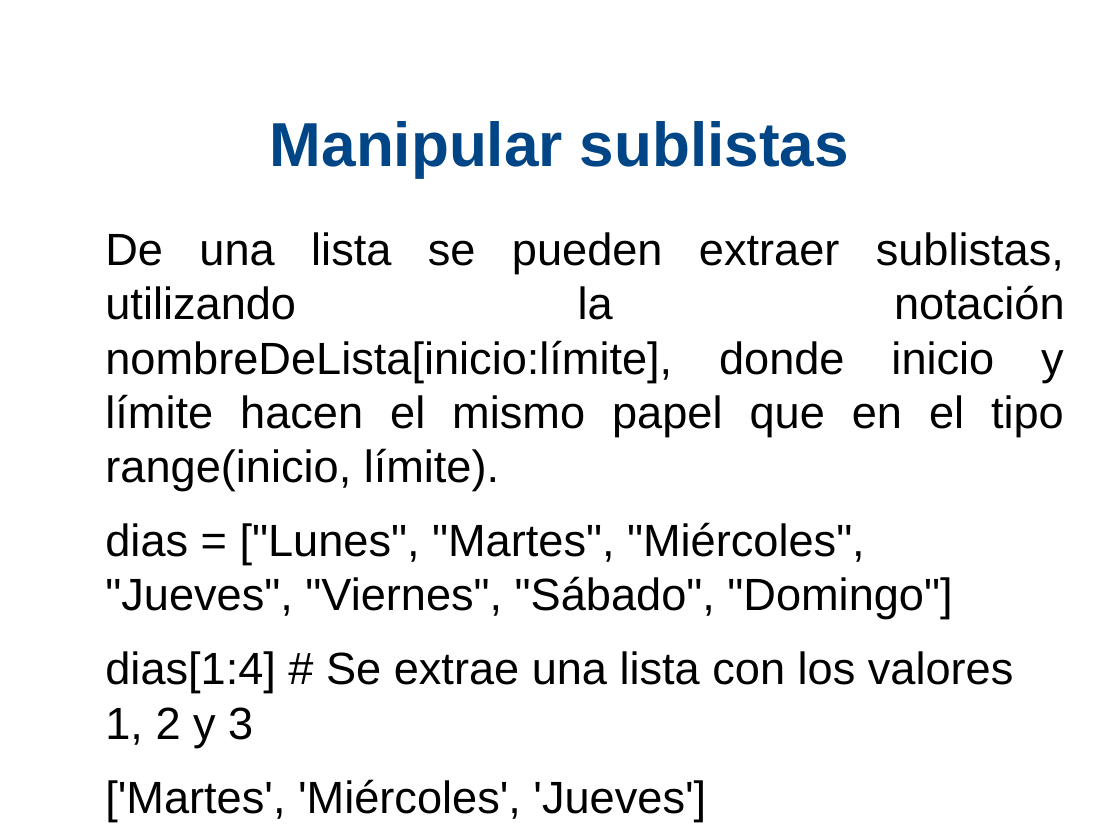
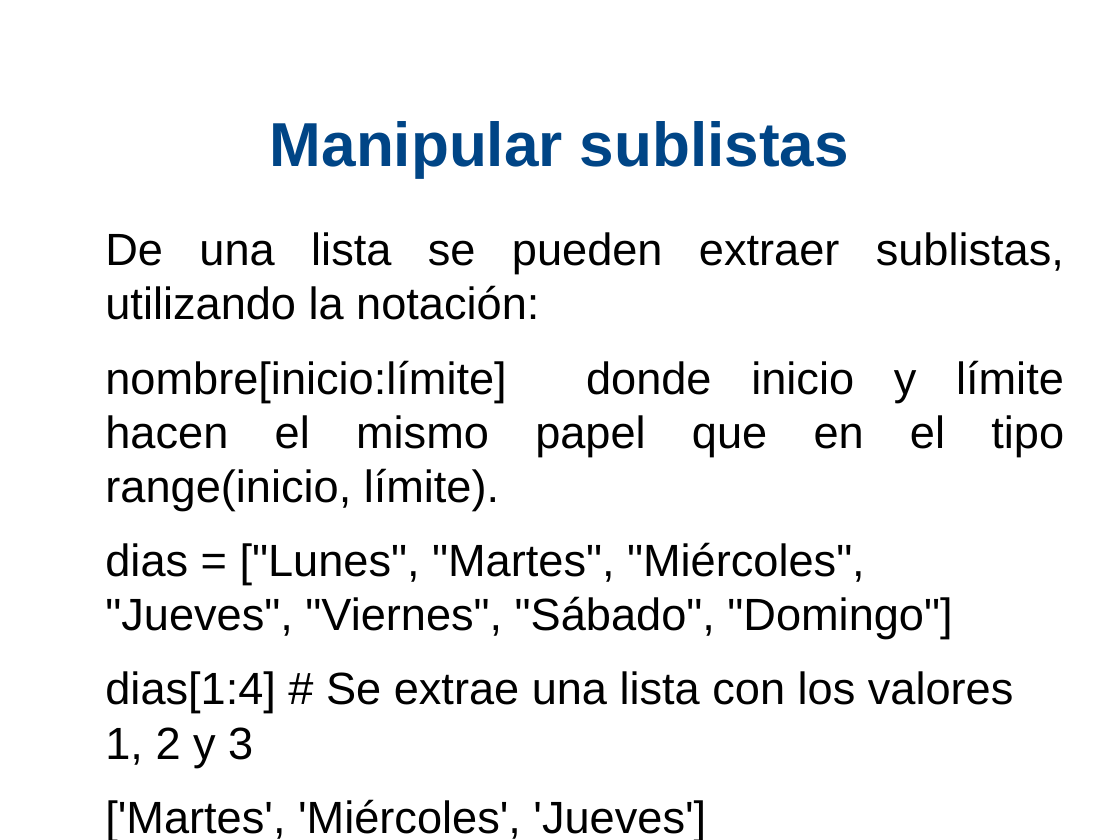
Before and after one commit to xDavidPM/Taller-Python, a slide deck: slide 23 of Python diapositiva.odp (slide 24 before the commit). Drawn at 1120x840 pixels with LibreOffice and Linux fonts; fonts in the diff are those of the drawing; background and template pictures are left out. Boxes give left, top, right and bottom in pixels: in the first picture for what was removed or moved away, otherwise in the second. Text is boxed around its words. In the diff, an @@ line names an element or a change of style, - is before the commit and + after.

```diff
--- a/Python diapositiva.odp
+++ b/Python diapositiva.odp
@@ text at bbox=[105, 232, 1064, 511]: text changed @@
-De una lista se pueden extraer sublistas, utilizando la notación nombreDeLista[inicio:límite], donde inicio y límite hacen el mismo papel que en el tipo range(inicio, límite).
+De una lista se pueden extraer sublistas, utilizando la notación:
+nombre[inicio:límite] donde inicio y límite hacen el mismo papel que en el tipo range(inicio, límite).
```
Also in this commit, not shown: 3 other slides changed, 5 slides added, 1 slide removed, 1 other file.
